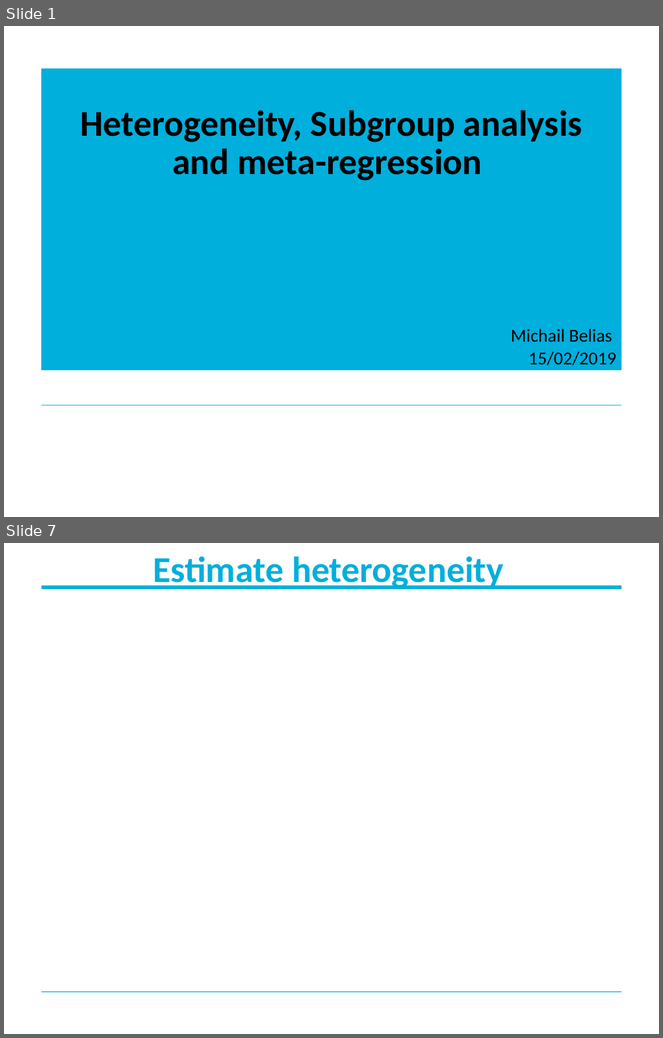
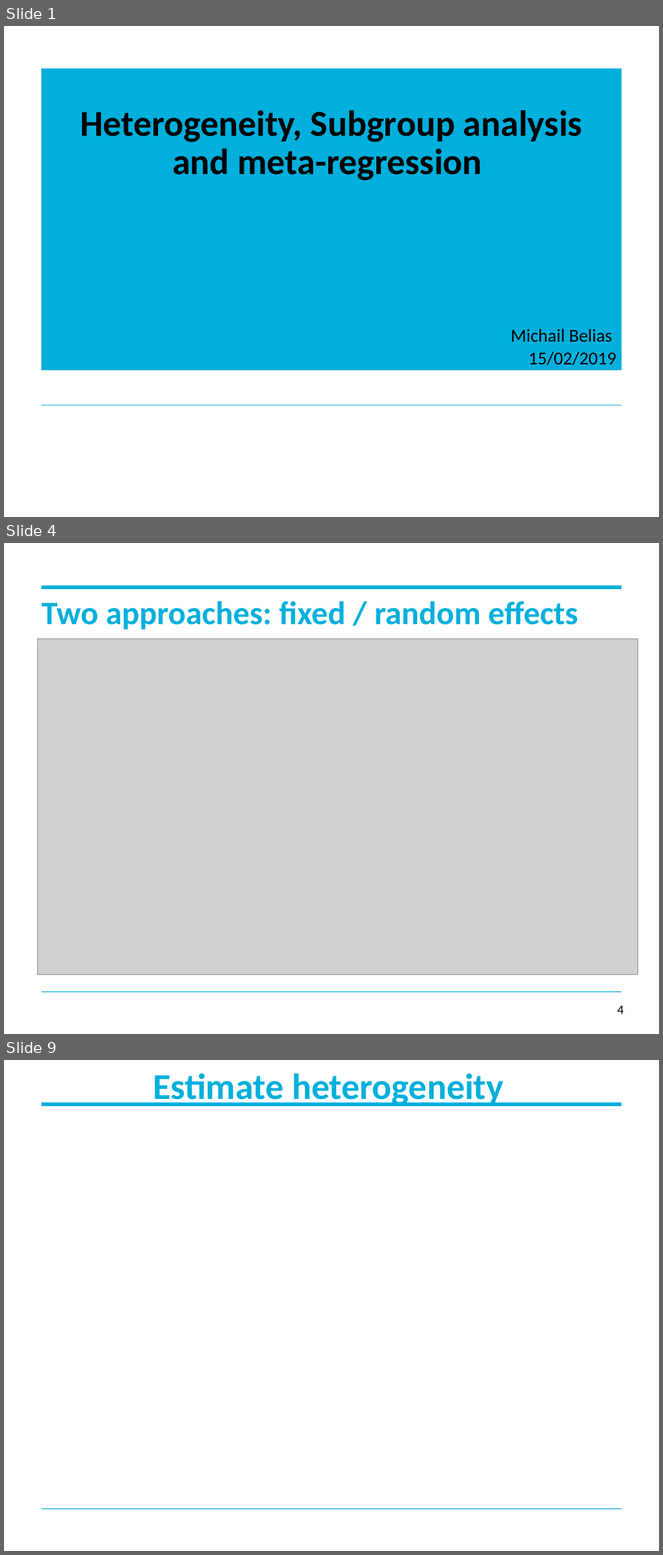
Before and after one commit to Fideborios/meta-analysis, a slide deck: Meta-reg_SA_Heterogeneity.pptx. Shown one above the other, each under a label of ours: slides 1 and 7 before the commit, slides 1, 4 and 9 after it; the slides between them are not shown. The pictures are 663x1038 and 663x1555 pixels, drawn with LibreOffice and Linux fonts; fonts in the diff are those of the drawing; grey boxes stand for pictures; background and template pictures are left out. Boxes give left, top, right and bottom in pixels: in the first picture for what was removed or moved away, otherwise in the second. Text is boxed around its words. In the diff, an @@ line names an element or a change of style, - is before the commit and + after.

```diff
--- a/Meta-reg_SA_Heterogeneity.pptx
+++ b/Meta-reg_SA_Heterogeneity.pptx
@@ slide 4 added at (4, 543, 659, 1034), background #FFFFFF; not listed: 2 template elements that a slide beside it also shows @@
@@ title added at (42, 601, 578, 629), 36 pt, text #00AFDC, bold @@
+Two approaches: fixed / random effects
@@ picture added at (37, 639, 638, 975) @@
@@ page number added at (618, 1006, 624, 1014), 14 pt, text #000000 @@
+4
@@ what was slide 7 is now slide 9 @@
```
Also in this commit, not shown: 19 slides changed, 3 other slides added, 1 slide removed, 17 other files.
